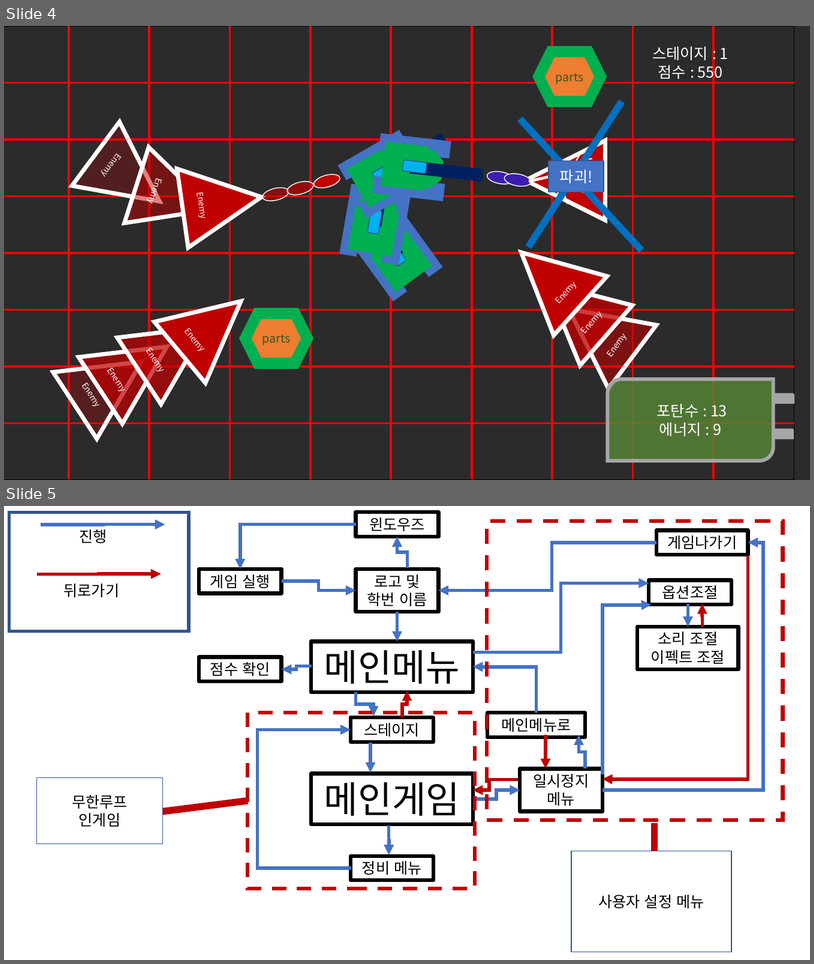
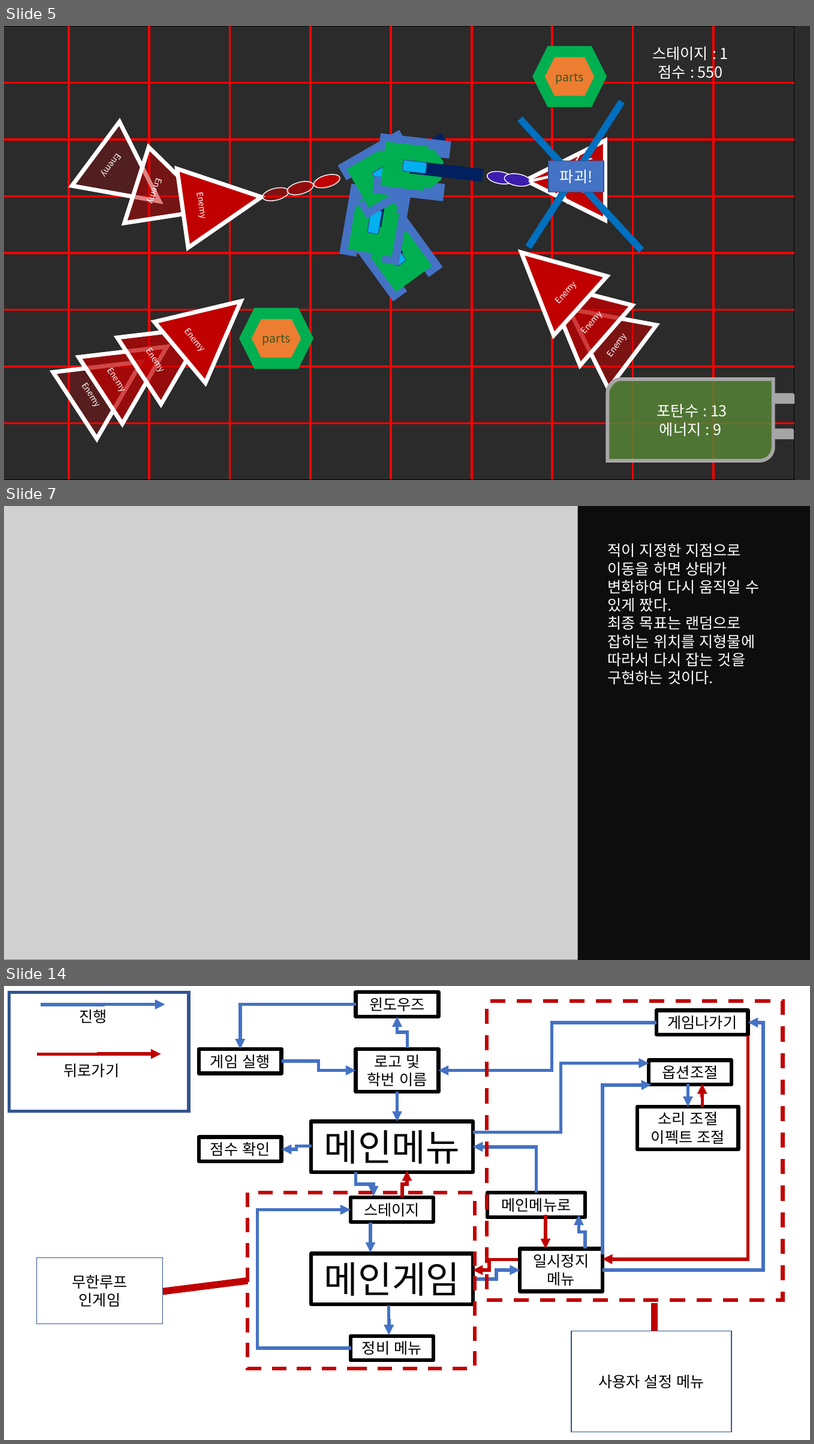
Before and after one commit to andy2276/kim, a slide deck: 2Dproject/20180925_2DprojectPPT_ver6_ppt.pptx. Shown one above the other, each under a label of ours: slides 4 and 5 before the commit, slides 5, 7 and 14 after it; the slides between them are not shown. The pictures are 814x964 and 814x1444 pixels, drawn with LibreOffice and Linux fonts; fonts in the diff are those of the drawing; grey boxes stand for pictures; background and template pictures are left out; a plain dark background stands for a picture behind light text. Boxes give left, top, right and bottom in pixels: in the first picture for what was removed or moved away, otherwise in the second. Text is boxed around its words. In the diff, an @@ line names an element or a change of style, - is before the commit and + after.

```diff
--- a/2Dproject/20180925_2DprojectPPT_ver6_ppt.pptx
+++ b/2Dproject/20180925_2DprojectPPT_ver6_ppt.pptx
@@ slide 7 added at box(4, 506, 810, 960), background #FFFFFF @@
@@ rectangle added at box(4, 506, 810, 960), fill #0D0D0D, outline #0D0D0D 1 pt @@
@@ picture added at box(4, 506, 578, 960) @@
@@ text added at box(608, 543, 759, 684), 18 pt, text #FFFFFF @@
+적이 지정한 지점으로 이동을 하면 상태가 변화하여 다시 움직일 수 있게 짰다.
+최종 목표는 랜덤으로 잡히는 위치를 지형물에 따라서 다시 잡는 것을 구현하는 것이다.
@@ what was slide 4 is now slide 5 @@
@@ what was slide 5 is now slide 14 @@
```
Also in this commit, not shown: 12 other slides added, 7 other files.
